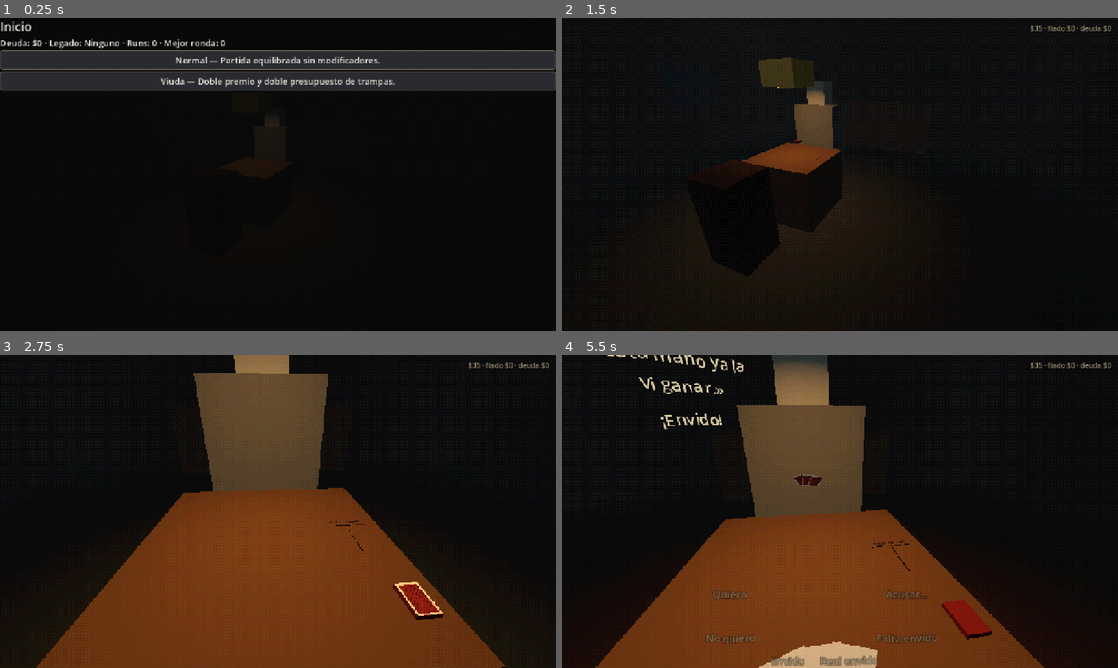
Above: before the commit, frames 1-4 (two rows, left to right).
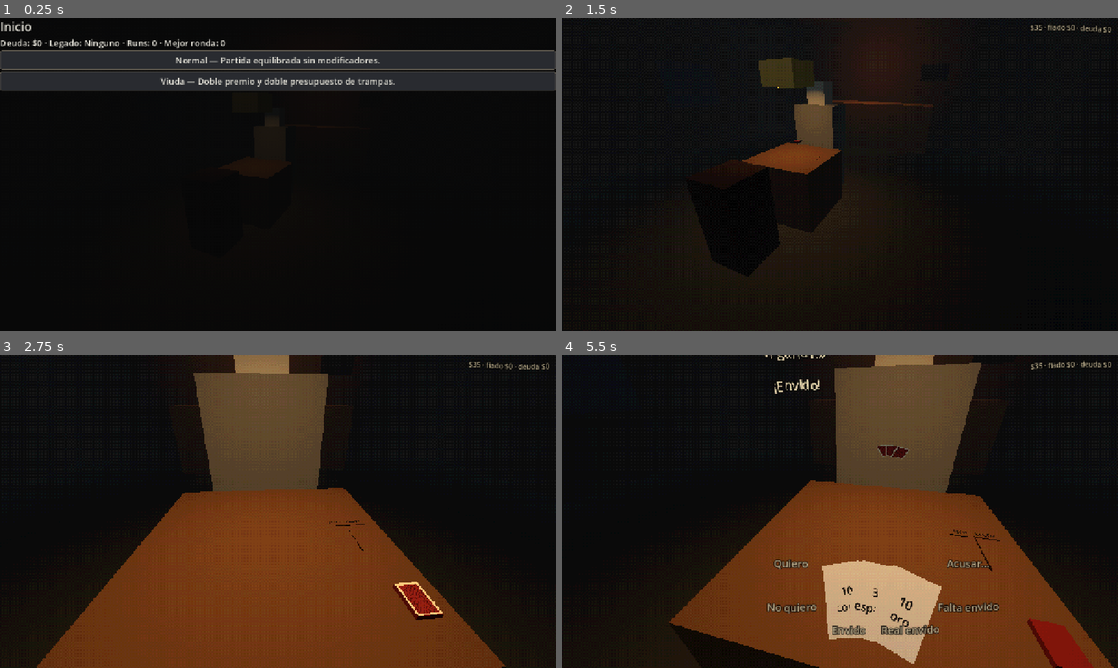
Above: after the commit, the same moments.

Repository: JoakoZarza/paye
Game: Godot game, scene res://ui/main.tscn
Two runs of this game, one before a commit and one after it. Both use one fixed random seed, a clock stepped at 60 frames per second and the inputs below.
Inputs (mouse positions are in pixels of both pictures, inside the frame that each line leads up to):
- Up to frame 1 (0.25 s): no input
- Up to frame 2 (1.5 s): click "Normal — Partida equilibrada …" at 0.5 s; click "Sentarse" at 1.25 s
- Up to frame 3 (2.75 s): tap Enter at 2 s; move the mouse to (400, 495) at 2.02 s; hold D from 2.03 s (still down); hold Shift from 2.03 s (still down); click (400, 495) at 2.17 s; tap Space at 2.27 s
- Up to frame 4 (5.5 s): release D at 2.75 s; release Shift at 2.75 s; drag from (728, 527) to (812, 574) at 2.77 s; move the mouse to (895, 442) at 3.52 s; hold D 3.53-4.25 s; tap Ctrl at 3.6 s; click (895, 442) at 3.67 s; drag from (812, 574) to (673, 464) at 4.27 s; move the mouse to (1006, 558) at 5.02 s; hold A from 5.03 s (still down); tap Alt at 5.1 s; click (1006, 558) at 5.17 s; tap Space at 5.27 s

The runs differ from the first frame. In frame 2, 1.0% of the frame differs, in the area x 48-99%, y 1-29%; in frame 3, 0.3%; in frame 4, 38%, in the area x 6-100%, y 0-100%.

Commit message:
feat(world): tienda sobre la barra, HUD tembloroso, volver a las cartas al enderezarte y ver las cartas que muestra el rival
Co-Authored-By: Claude Opus 5.5 <noreply@anthropic.com>

Diff:
--- a/data/i18n/ui.csv
+++ b/data/i18n/ui.csv
@@ -89,6 +89,7 @@
 UI_SHOP_SELL,Vender ($%d)
 UI_SHOP_REROLL,Cambiar las ofertas ($%d)
 UI_SHOP_NEXT,Seguir al bar
+UI_SHOP_BACK,Volver a la mesa
 UI_SHOP_BOUGHT,Compraste %s.
 UI_SHOP_BOUGHT_FIADO,"Quedaron $%d fiados."
 UI_SHOP_UPGRADED,Mejoraste %s.
--- a/tests/tools/world_snapshot.gd
+++ b/tests/tools/world_snapshot.gd
@@ -1,6 +1,6 @@
 extends SceneTree
 ## Captura la mesa 3D en un PNG para revisarla sin jugar.
-## Uso: godot --path . -s res://tests/tools/world_snapshot.gd -- <salida.png> [ps1: 1|0] [fase: match|bar] [vista: hand|rival|left|right|back] [puntos: 4,7] [habla: 1]
+## Uso: godot --path . -s res://tests/tools/world_snapshot.gd -- <salida.png> [ps1: 1|0] [fase: match|bar|shop] [vista: hand|rival|left|right|back] [puntos: 4,7] [habla: 1]
 
 const MAIN := "res://ui/main.tscn"
 
@@ -23,12 +23,21 @@
 	rc.start_run(&"normal")
 	if phase == "match":
 		rc.enter_match()
+	elif phase == "shop":
+		rc.enter_match()
+		var m := rc.table().truco_match
+		m.start_hand()
+		m.award(0, m.target)
+		rc.finish_match()
+		rc.skip_one_more()
 	main.camera.mouse_look = false
 	if args.size() > 4 and phase == "match":
 		var pts := args[4].split(",")
 		rc.table().truco_match.scores[0] = int(pts[0])
 		rc.table().truco_match.scores[1] = int(pts[1])
 	main.router.refresh()
+	if phase == "shop":
+		main.router.find_child("GoShop", true, false).pressed.emit()
 	if args.size() > 5 and args[5] == "1":
 		_force_speech(main.router)
 	await create_timer(1.2).timeout
--- a/tests/world/test_table_3d.gd
+++ b/tests/world/test_table_3d.gd
@@ -286,6 +286,8 @@
 	router.find_child("GoShop", true, false).pressed.emit()
 	assert_eq(router.camera_marker(), &"CamShop")
 	assert_not_null(router.find_child("Next", true, false))
+	assert_not_null(router.find_child("Buy0", true, false), "las ofertas están en la barra")
+	assert_null(router.find_child("*ScrollContainer*", true, false), "sin el panel de la tienda 2D")
 
 func test_los_puntos_se_tallan_en_palitos_de_a_cinco() -> void:
 	var tally := ScoreTally.new()
@@ -545,6 +547,9 @@
 	var shown: Card = table.showing()[0]
 	var node: Card3D = table._cards[shown]
 	assert_true(node.get_node("Face").visible, "boca arriba")
+	node.set_hover(true)
+	assert_eq(table.peeked_text(), TablePresenter.card_text(shown), "sin inclinarte, dice qué carta mostró")
+	node.set_hover(false)
 	table._show_until = 0.0
 	table._process(0.0)
 	assert_true(table.showing().is_empty())
@@ -605,3 +610,15 @@
 	assert_string_contains(router.hud_text(), "deuda")
 	sit.pressed.emit()
 	assert_eq(rc.phase, RunController.Phase.MATCH)
+
+
+func test_al_enderezarte_vuelven_tus_cartas() -> void:
+	var cam: CameraRig = _rig()[1]
+	cam.go_to(&"CamSeat", true)
+	for i in 60:
+		cam.look(Vector2(0.5, 0.35), 1.0 / 60.0, 0, true)
+	for i in 120:
+		cam.look(Vector2(0.5, 0.35), 1.0 / 60.0, 0, false)
+	assert_true(cam.looking_at_hand(), "sin bajar el mouse, la cabeza vuelve a las cartas")
+	_hold(cam, Vector2(0.5, 0.2), 3.0)
+	assert_false(cam.looking_at_hand(), "moviendo el mouse se mira otra cosa")
--- a/ui/screen_router.gd
+++ b/ui/screen_router.gd
@@ -26,7 +26,8 @@
 var _screen_name: StringName = &""
 var _backdrop: ColorRect
 ## Vista 3D: la plata, el fiado y la deuda en una esquina, chiquitos.
-var _hud: Label
+var _hud: RichTextLabel
+var _hud_plain := ""
 
 
 func setup(p_rc: RunController) -> void:
@@ -102,29 +103,24 @@
 
 func _update_hud() -> void:
 	if _hud == null:
-		_hud = Label.new()
+		_hud = RingStyle.shaky_label("", 16)
 		_hud.name = "Hud"
-		_hud.mouse_filter = Control.MOUSE_FILTER_IGNORE
 		_hud.set_anchors_and_offsets_preset(Control.PRESET_TOP_RIGHT)
-		_hud.offset_left = -360
+		_hud.offset_left = -380
 		_hud.offset_right = -16
 		_hud.offset_top = 12
-		_hud.horizontal_alignment = HORIZONTAL_ALIGNMENT_RIGHT
-		_hud.add_theme_font_size_override("font_size", 16)
-		_hud.add_theme_color_override("font_color", RingStyle.COLOR)
-		_hud.add_theme_constant_override("outline_size", 6)
-		_hud.add_theme_color_override("font_outline_color", Color.BLACK)
-		_hud.modulate.a = 0.75
+		_hud.modulate.a = 0.8
 		add_child(_hud)
 	move_child(_hud, get_child_count() - 1)
 	var s := rc.state if rc != null else null
 	_hud.visible = s != null
 	if s != null:
-		_hud.text = UiText.t("UI_HUD_MONEY") % [s.money, s.fiado, s.debt]
+		_hud_plain = UiText.t("UI_HUD_MONEY") % [s.money, s.fiado, s.debt]
+		_hud.text = "[right]" + RingStyle.SHAKE % _hud_plain + "[/right]"
 
 
 func hud_text() -> String:
-	return _hud.text if _hud != null else ""
+	return _hud_plain
 
 
 func camera_marker() -> StringName:
--- a/ui/screens/shop_screen.gd
+++ b/ui/screens/shop_screen.gd
@@ -16,6 +16,17 @@
 var _message_bad := false
 ## Vista 3D: primero elegís si te levantás a la barra o te quedás en la mesa.
 var _at_counter := false
+## Vista 3D en la barra: los amuletos apoyados (ofertas y los tuyos).
+var _counter_items: Array[Node3D] = []
+
+## Sobre la barra: ofertas en el medio, los tuyos a la izquierda y los botones de
+## cambiar ofertas y volver a la derecha (en metros, respecto de la barra).
+const COUNTER_TOP := 1.1
+const OFFER_X := [-0.5, 0.0, 0.5, 0.25, -0.25]
+const OWNED_X := [-1.15, -0.85]
+const OFFER_Z := 0.12
+const RIGHT_X := 0.88
+const WRAP := 24
 
 
 func camera_marker() -> StringName:
@@ -23,7 +34,7 @@
 
 
 func wants_backdrop() -> bool:
-	return _at_counter or world == null
+	return world == null
 
 
 func refresh() -> void:
@@ -31,8 +42,12 @@
 		remove_child(c)
 		c.queue_free()
 	_clear_tags()
+	_clear_counter()
 	if world != null and not _at_counter:
 		_draw_choice()
+		return
+	if world != null and world.slot("bar_counter") != null:
+		_draw_counter()
 		return
 	var outer := VBoxContainer.new()
 	outer.set_anchors_and_offsets_preset(Control.PRESET_FULL_RECT)
@@ -273,3 +288,96 @@
 		&"already_upgraded":
 			return UiText.t("UI_SHOP_WHY_UPGRADED")
 	return UiText.t("UI_SHOP_FAILED")
+
+
+func _exit_tree() -> void:
+	_clear_counter()
+
+
+func _clear_counter() -> void:
+	for n in _counter_items:
+		if is_instance_valid(n):
+			n.queue_free()
+	_counter_items.clear()
+
+
+## Vista 3D: la tienda apoyada sobre la barra, con el texto escrito arriba de cada cosa.
+func _draw_counter() -> void:
+	var counter := world.slot("bar_counter")
+	var s := rc.state
+	var slots_full := s.loadout.equipped().size() >= Loadout.SLOTS
+	if _message != "":
+		world_label(_message, counter, Vector3(0, COUNTER_TOP + 0.55, OFFER_Z), 20) \
+			.add_theme_color_override("default_color", WARN if _message_bad else GOOD)
+	for i in rc.shop.offers.size():
+		var def: AmuletDef = rc.shop.offers[i]
+		var x: float = OFFER_X[i % OFFER_X.size()]
+		_put_amulet(counter, def, Vector3(x, COUNTER_TOP, OFFER_Z))
+		var price := rc.shop.price_of(def, s)
+		var quote := rc.shop.quote(price, s)
+		var text := _name_of(def.id) + "\n" + _wrap(UiText.t("UI_AMULET_" + String(def.id).to_upper() + "_DESC"))
+		var why := ""
+		if slots_full:
+			why = UiText.t("UI_SHOP_WHY_FULL")
+		elif not quote["ok"]:
+			why = UiText.t("UI_SHOP_WHY_MONEY")
+		elif int(quote["fiado"]) > 0:
+			why = UiText.t("UI_SHOP_SPLIT") % [int(quote["paid"]), int(quote["fiado"])]
+		world_label(text, counter, Vector3(x, COUNTER_TOP + 0.42, OFFER_Z), 16) \
+			.add_theme_color_override("default_color", RARITY_COLORS[def.rarity].lerp(Color.WHITE, 0.35))
+		var buy := UiText.t("UI_SHOP_BUY") + " " + UiText.t("UI_SHOP_PRICE") % price
+		world_button(buy, "Buy%d" % i, _buy.bind(i), counter, Vector3(x, COUNTER_TOP + 0.1, OFFER_Z + 0.05),
+			quote["ok"] and not slots_full)
+		if why != "":
+			world_label(_wrap(why), counter, Vector3(x, COUNTER_TOP + 0.02, OFFER_Z + 0.1), 14) \
+				.add_theme_color_override("default_color", WARN)
+	if rc.shop.offers.is_empty():
+		world_label(UiText.t("UI_SHOP_SOLD_OUT"), counter, Vector3(0, COUNTER_TOP + 0.2, OFFER_Z), 18)
+	var owned := s.loadout.equipped()
+	for k in owned.size():
+		var def: AmuletDef = owned[k]
+		var x: float = OWNED_X[k % OWNED_X.size()]
+		var id: StringName = def.id
+		_put_amulet(counter, def, Vector3(x, COUNTER_TOP, OFFER_Z))
+		var level := s.loadout.level(id)
+		world_label(_name_of(id) + "\n" + UiText.t("UI_LEVEL_N") % ROMAN[level], counter,
+			Vector3(x, COUNTER_TOP + 0.3, OFFER_Z), 16)
+		var up := rc.shop.upgrade_price(id, s)
+		if up >= 0:
+			var can := bool(rc.shop.quote(up, s)["ok"]) and rc.shop.can_upgrade_now()
+			world_button(UiText.t("UI_SHOP_UPGRADE") % [ROMAN[level + 1], up], "Upgrade_" + String(id),
+				_upgrade.bind(id), counter, Vector3(x, COUNTER_TOP + 0.12, OFFER_Z + 0.05), can)
+		var value := rc.economy.sell_value(int(s.paid_for.get(id, 0)))
+		world_button(UiText.t("UI_SHOP_SELL") % value, "Sell_" + String(id), _sell.bind(id), counter,
+			Vector3(x, COUNTER_TOP + 0.04, OFFER_Z + 0.1))
+	var cost := rc.economy.reroll_cost(s.round, rc.shop.rerolls)
+	world_button(UiText.t("UI_SHOP_REROLL") % cost, "Reroll", _reroll, counter,
+		Vector3(RIGHT_X, COUNTER_TOP + 0.25, OFFER_Z), s.money >= cost)
+	world_button(UiText.t("UI_SHOP_BACK"), "Next", _next, counter, Vector3(RIGHT_X, COUNTER_TOP + 0.08, OFFER_Z + 0.05))
+
+
+## Un amuleto apoyado en la barra: su modelo amulet_<id>.glb o un cubito del color de su rareza.
+func _put_amulet(counter: Node3D, def: AmuletDef, at: Vector3) -> void:
+	var item := AssetSlot.new()
+	item.asset_name = "amulet_" + String(def.id)
+	item.placeholder_size = AmuletToken.SIZE * 1.5
+	item.placeholder_color = RARITY_COLORS[def.rarity]
+	item.ps1 = ps1
+	item.position = counter.position + at
+	world.add_child(item)
+	_counter_items.append(item)
+
+
+## Corta el texto en renglones de a lo sumo WRAP letras, por palabras.
+static func _wrap(text: String) -> String:
+	var lines: Array[String] = []
+	var line := ""
+	for word in text.split(" ", false):
+		if line != "" and (line + " " + word).length() > WRAP:
+			lines.append(line)
+			line = word
+		else:
+			line = word if line == "" else line + " " + word
+	if line != "":
+		lines.append(line)
+	return "\n".join(lines)
--- a/world/bar_3d.gd
+++ b/world/bar_3d.gd
@@ -116,6 +116,14 @@
 	fill.light_energy = 0.35
 	fill.omni_range = 7.0
 	add_child(fill)
+	# Una luz baja sobre la barra, para ver lo que se vende.
+	var counter := OmniLight3D.new()
+	counter.name = "CounterLight"
+	counter.position = Vector3(0, 2.0, -3.0)
+	counter.light_color = Color("#ffc77a")
+	counter.light_energy = 1.3
+	counter.omni_range = 2.6
+	add_child(counter)
 
 
 func _add_environment() -> void:
--- a/world/camera_rig.gd
+++ b/world/camera_rig.gd
@@ -46,6 +46,8 @@
 const LEAN_OFFSET := Vector3(0, -0.1, -0.24)
 const LEAN_PITCH := -24.0
 const LEAN_SPEED := 4.0
+## Cuánto hay que mover el mouse (fracción) después de enderezarte para mirar otra cosa.
+const SETTLE_MOVE := 0.06
 ## Cuello y torso juntos: más que esto una persona no gira.
 const MAX_YAW := 140.0
 ## Mirando hacia abajo y al frente se levantan las cartas.
@@ -85,6 +87,9 @@
 var _lean := 0.0
 ## true con el mouse sobre un botón: la cabeza no sigue al mouse.
 var ui_hold := false
+## Recién te enderezaste: miras tus cartas hasta que el mouse se mueva un poco.
+var _back_to_cards := false
+var _settle_mouse := Vector2.ZERO
 
 
 func setup(p_bar: Bar3D) -> void:
@@ -178,7 +183,17 @@
 		return
 	if _turn_tween != null and _turn_tween.is_running():
 		_turn_tween.kill()
+	var was_leaning := _lean > 0.0
 	_lean = move_toward(_lean, 1.0 if lean else 0.0, LEAN_SPEED * delta)
+	if lean:
+		_back_to_cards = false
+	elif was_leaning and not _back_to_cards and _lean < 1.0:
+		_back_to_cards = true
+		_settle_mouse = m
+	if _back_to_cards and m.distance_to(_settle_mouse) > SETTLE_MOVE:
+		_back_to_cards = false
+	if _back_to_cards:
+		m = Vector2(0.5, CARDS_CENTER.y)
 	if ui_hold:
 		_last_mouse = Vector2(-1, -1)
 		_twist_hold = 0.0
--- a/world/table_3d.gd
+++ b/world/table_3d.gd
@@ -128,7 +128,7 @@
 ## La mano se levanta cuando la cabeza mira tus cartas; si mirás para otro lado
 ## la bajás un poco, sin apoyarla.
 func _process(_delta: float) -> void:
-	if _peeked != null and (not is_instance_valid(_peeked) or not _leaning()):
+	if _peeked != null and (not is_instance_valid(_peeked) or (not _leaning() and not _peeked_shown())):
 		_end_peek()
 	if not _showing.is_empty() and Time.get_ticks_msec() / 1000.0 > _show_until:
 		_showing.clear()
@@ -370,7 +370,8 @@
 		if node == _peeked:
 			_end_peek()
 		return
-	if not _on_table.has(card) or not _leaning():
+	var shown := card in _showing
+	if not shown and (not _on_table.has(card) or not _leaning()):
 		return
 	if _peeked != null and _peeked != node and is_instance_valid(_peeked):
 		_peeked.peek(false)
@@ -459,3 +460,10 @@
 		if i < second.size():
 			out.append(second[i])
 	return out
+
+
+func _peeked_shown() -> bool:
+	for c in _showing:
+		if _cards.get(c) == _peeked:
+			return true
+	return false
Not shown, changed: docs/plans/2026-11-02-plan-7-mesa-3d.md
